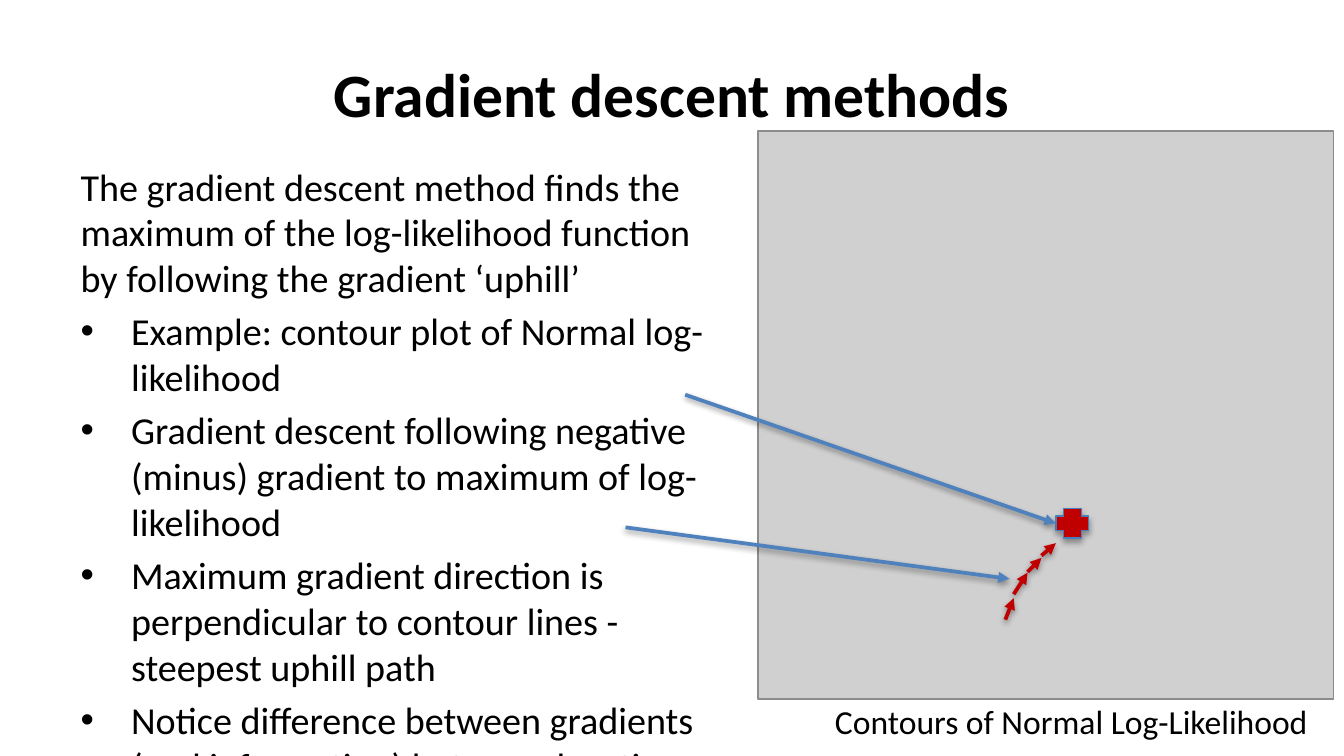
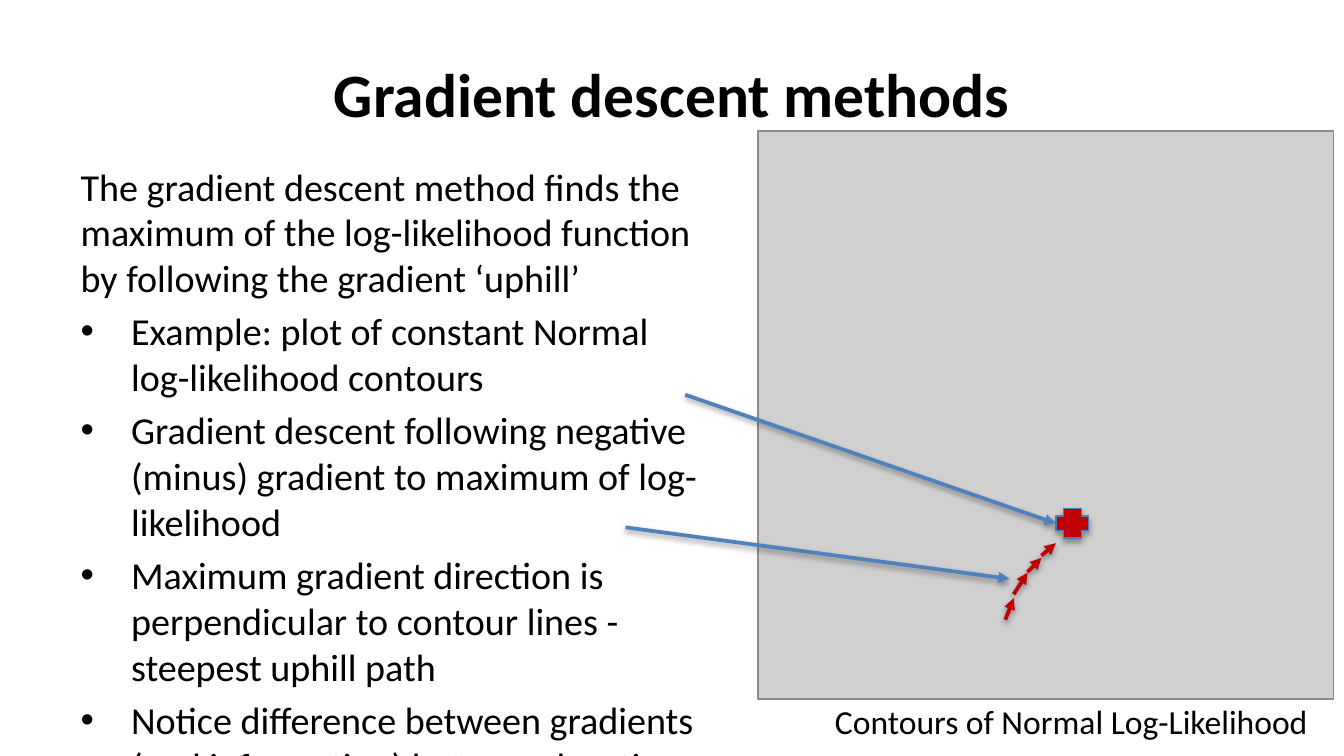
Before and after one commit to StephenElston/CSCI-E-83, a slide deck: slide 25 of LectureSlides/05_ParameterEstimationAndLikelihood.pptx. Drawn at 1344x756 pixels with LibreOffice and Linux fonts; fonts in the diff are those of the drawing; grey boxes stand for pictures. Boxes give left, top, right and bottom in pixels: in the first picture for what was removed or moved away, otherwise in the second. Text is boxed around its words. In the diff, an @@ line names an element or a change of style, - is before the commit and + after.

Commit message:
Corrected typos from section meeting

```diff
--- a/LectureSlides/05_ParameterEstimationAndLikelihood.pptx
+++ b/LectureSlides/05_ParameterEstimationAndLikelihood.pptx
@@ text at [131,318,648,398]: text changed @@
-• Example: contour plot of Normal log-likelihood
+• Example: plot of constant Normal log-likelihood contours
```
Also in this commit, not shown: 5 other slides changed.
